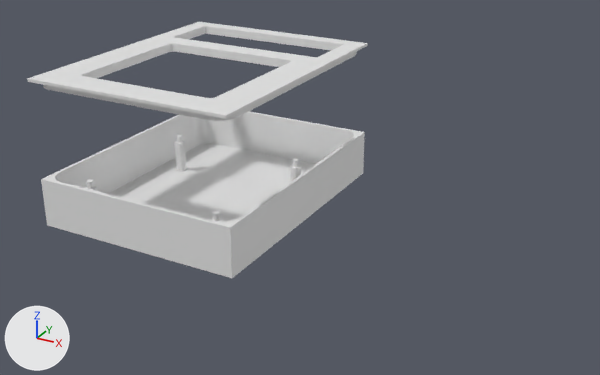
The Blender file Timbre.blend: old version first, new version second.
Rendered twice from a camera (50 mm lens) standing at (233.0, -213.0, 148.0) and looking at (89.0, 47.0, 17.0). Lighting does not change. The marker at lower left points along +X, +Y and +Z. The first picture is the older version.

The scene before the commit, as lines of its bpy script (objects in view):
```python
me_cube_001 = bpy.data.meshes.new('Cube.001')
me_cube_001.from_pydata(...)  # 657 vertices, 1096 faces; spans x -1.0..1.0, y -1.0..1.0, z -1.01..1.0
me_cube_007 = bpy.data.meshes.new('Cube.007')
me_cube_007.from_pydata(...)  # 531 vertices, 438 faces; spans x -1.0..1.0, y -1.0..1.0, z -1.0..1.0
ob_box1 = bpy.data.objects.new('Box1', me_cube_001)
ob_box1.location = (44.0, 55.0, 10.1)
ob_box1.scale = (44.0, 55.0, 10.0)
ob_lid1 = bpy.data.objects.new('Lid1', me_cube_007)
ob_lid1.location = (44.0, 55.0, 58.9)
ob_lid1.scale = (44.0, 55.0, 1.75)
```
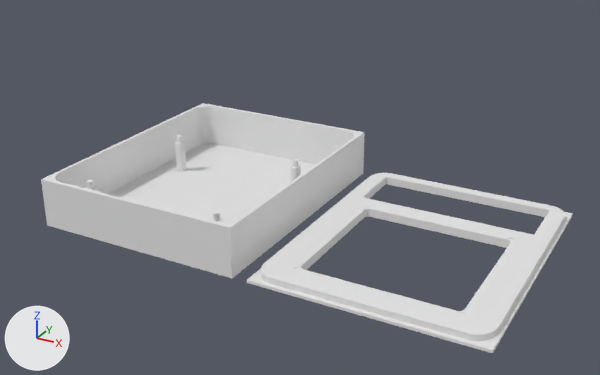
The change, as a list of edits to the scene's bpy script:
```text
Change ob_box1:
    ob_box1.location: (44.0, 55.0, 10.1) -> (44.0, 55.0, 10.0)
Change ob_lid1:
    ob_lid1.location: (44.0, 55.0, 58.9) -> (138.0, 55.0, 1.8)
    ob_lid1.rotation_euler: (0.0, 0.0, 0.0) -> (0.0, 3.142, 0.0)  # degrees (0, 0, 0) -> degrees (0, 180, 0)
```

Boxes [x1, y1, x2, y2] around the edits, measured in the pictures (600 x 375 px):
'Box1', moved: before [41, 111, 365, 278]; after [41, 103, 365, 278]
'Lid1', moved, turned: before [27, 22, 368, 121]; after [247, 173, 573, 353]
